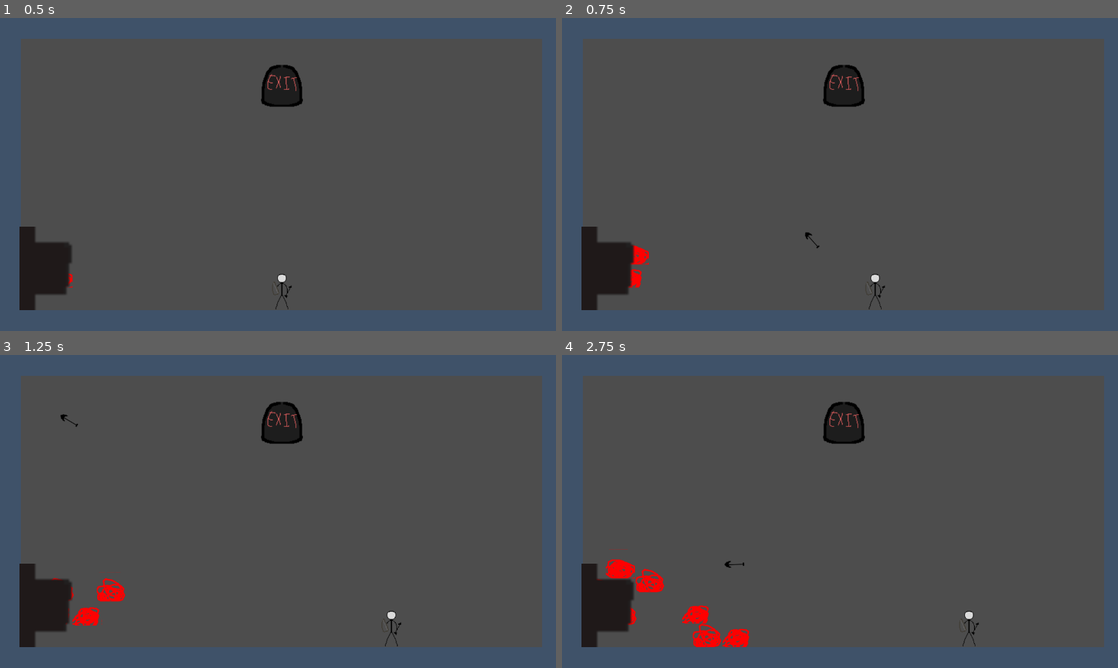
Above: before the commit, frames 1-4 (two rows, left to right).
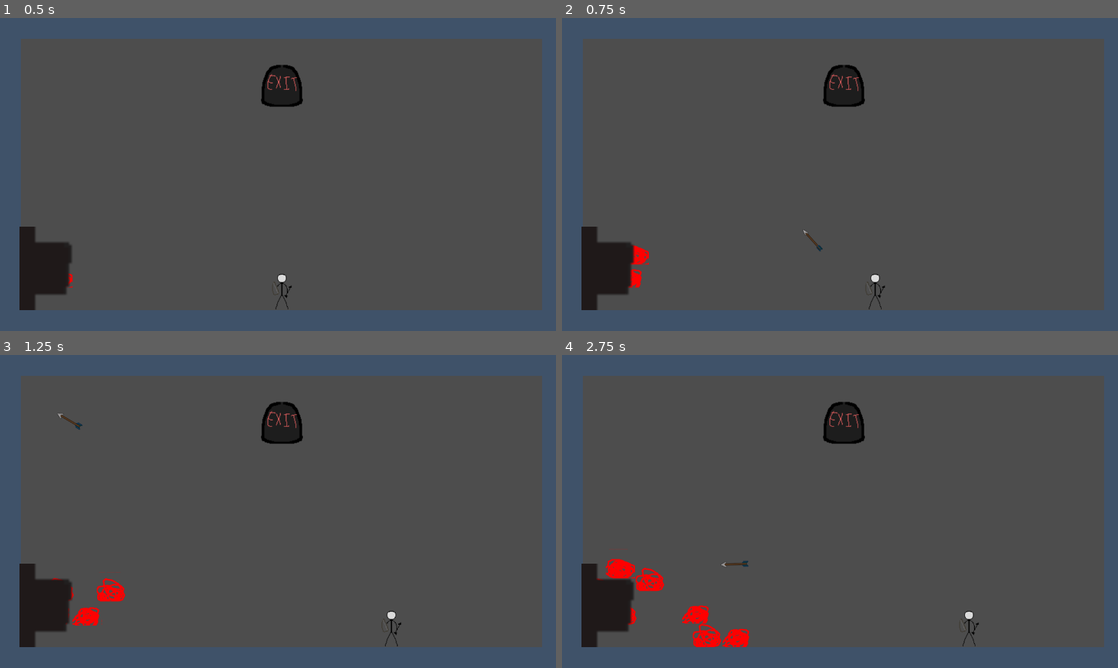
Above: after the commit, the same moments.

Repository: maqpeter-bit/CMPM80k_final_project_repo
Game: Godot game, scene res://main.tscn
The game is run twice, just before and just after one commit, with the same random seed, the same clock (stepped at 60 frames per second) and the same inputs.
Inputs (mouse positions are in pixels of both pictures, inside the frame that each line leads up to):
- Up to frame 1 (0.5 s): no input
- Up to frame 2 (0.75 s): tap Enter at 0.5 s; move the mouse to (812, 237) at 0.52 s; hold D (right) from 0.53 s (still down); click (812, 237) at 0.6 s
- Up to frame 3 (1.25 s): keep holding D (right); tap Space (jump) at 0.77 s
- Up to frame 4 (2.75 s): move the mouse to (1006, 558) at 1.27 s; click (1006, 558) at 1.35 s; tap Space (jump) at 1.52 s; move the mouse to (673, 464) at 2.02 s; release D (right) at 2.03 s; hold A (left) from 2.03 s (still down); click (673, 464) at 2.1 s

Frame 1 is identical in both runs. In frame 2, less than 0.1% of the frame differs, in the area x 43-47%, y 67-75%; in frame 3, less than 0.1%; in frame 4, 0.3%, in the area x 6-34%, y 65-87%.

Commit message:
Updated Arrow

Diff:
--- a/arrow.tscn
+++ b/arrow.tscn
@@ -1,10 +1,46 @@
 [gd_scene format=3 uid="uid://bv1ptppmmi3gf"]
 
 [ext_resource type="Script" uid="uid://cotardxskjv02" path="res://arrow.gd" id="1_2ndhl"]
-[ext_resource type="Texture2D" uid="uid://bs33jys2x15an" path="res://ArtAssets/Extras/Arrow.png" id="2_acd0x"]
+[ext_resource type="Texture2D" uid="uid://cxsrgbtvvwoo7" path="res://ArtAssets/Extras/Arrow.png" id="2_acd0x"]
 
 [sub_resource type="RectangleShape2D" id="RectangleShape2D_6a6ax"]
 size = Vector2(8.5, 12)
+
+[sub_resource type="AtlasTexture" id="AtlasTexture_2ndhl"]
+atlas = ExtResource("2_acd0x")
+region = Rect2(0, 0, 64, 64)
+
+[sub_resource type="AtlasTexture" id="AtlasTexture_acd0x"]
+atlas = ExtResource("2_acd0x")
+region = Rect2(64, 0, 64, 64)
+
+[sub_resource type="AtlasTexture" id="AtlasTexture_6a6ax"]
+atlas = ExtResource("2_acd0x")
+region = Rect2(0, 64, 64, 64)
+
+[sub_resource type="AtlasTexture" id="AtlasTexture_i4m3f"]
+atlas = ExtResource("2_acd0x")
+region = Rect2(64, 64, 64, 64)
+
+[sub_resource type="SpriteFrames" id="SpriteFrames_fo0gb"]
+animations = [{
+"frames": [{
+"duration": 1.0,
+"texture": SubResource("AtlasTexture_2ndhl")
+}, {
+"duration": 1.0,
+"texture": SubResource("AtlasTexture_acd0x")
+}, {
+"duration": 1.0,
+"texture": SubResource("AtlasTexture_6a6ax")
+}, {
+"duration": 1.0,
+"texture": SubResource("AtlasTexture_i4m3f")
+}],
+"loop": true,
+"name": &"default",
+"speed": 5.0
+}]
 
 [node name="Arrow" type="Area2D" unique_id=709124974]
 collision_layer = 2
@@ -14,10 +50,15 @@
 script = ExtResource("1_2ndhl")
 mass = 1.0
 
-[node name="Sprite2D" type="Sprite2D" parent="." unique_id=1454797071]
-texture = ExtResource("2_acd0x")
-offset = Vector2(-15, 0)
-
 [node name="CollisionShape2D" type="CollisionShape2D" parent="." unique_id=661411018]
 position = Vector2(-4, 0)
+scale = Vector2(-2.5, 0.75)
 shape = SubResource("RectangleShape2D_6a6ax")
+
+[node name="AnimatedSprite2D" type="AnimatedSprite2D" parent="." unique_id=340457247]
+position = Vector2(-15, 0)
+scale = Vector2(0.75, 0.75)
+sprite_frames = SubResource("SpriteFrames_fo0gb")
+autoplay = "default"
+frame_progress = 0.285878
+speed_scale = 2.5
Binary file changed: ArtAssets/Extras/Arrow.png
Not shown, changed: ArtAssets/Extras/Arrow.png.import
